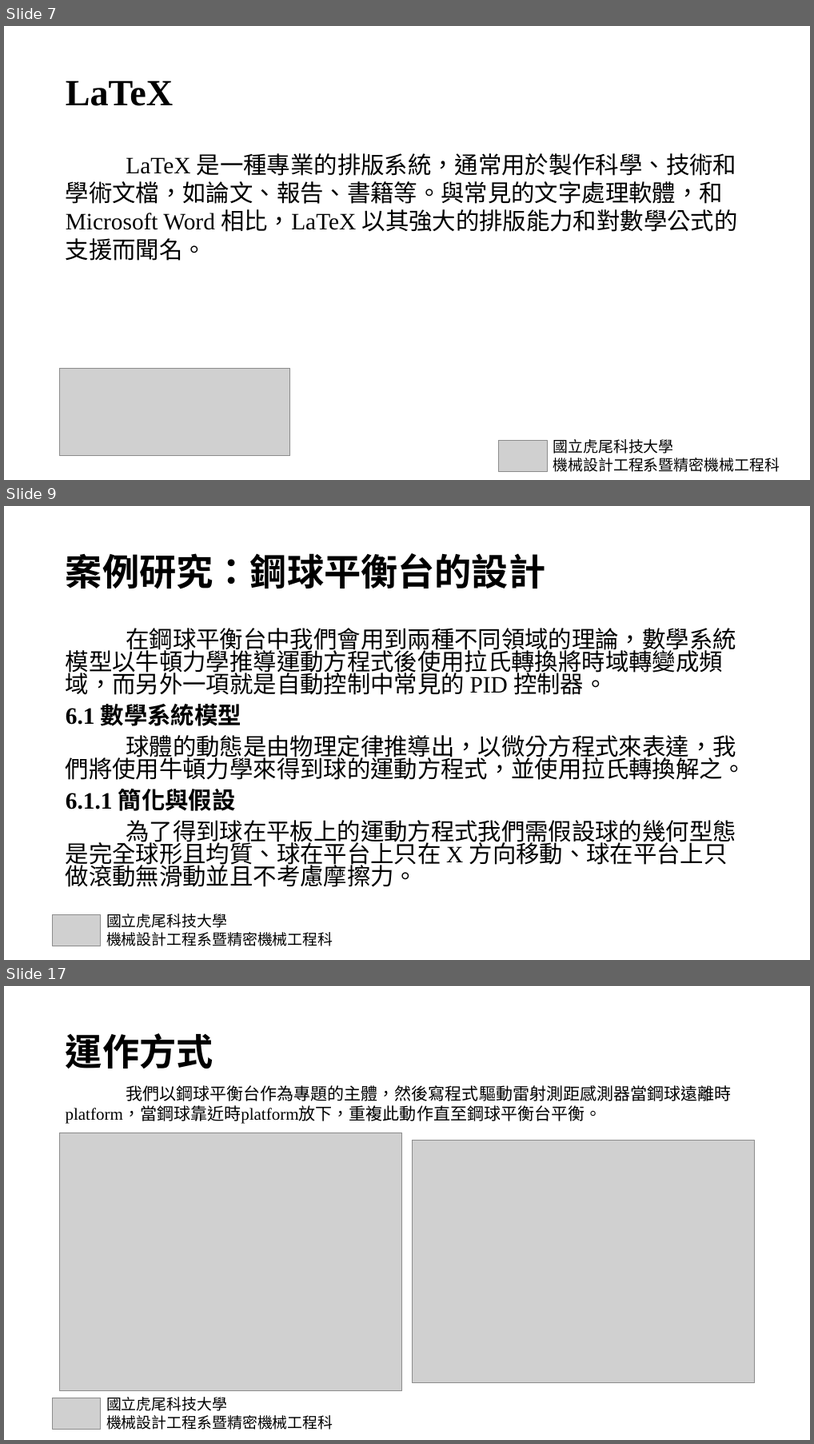
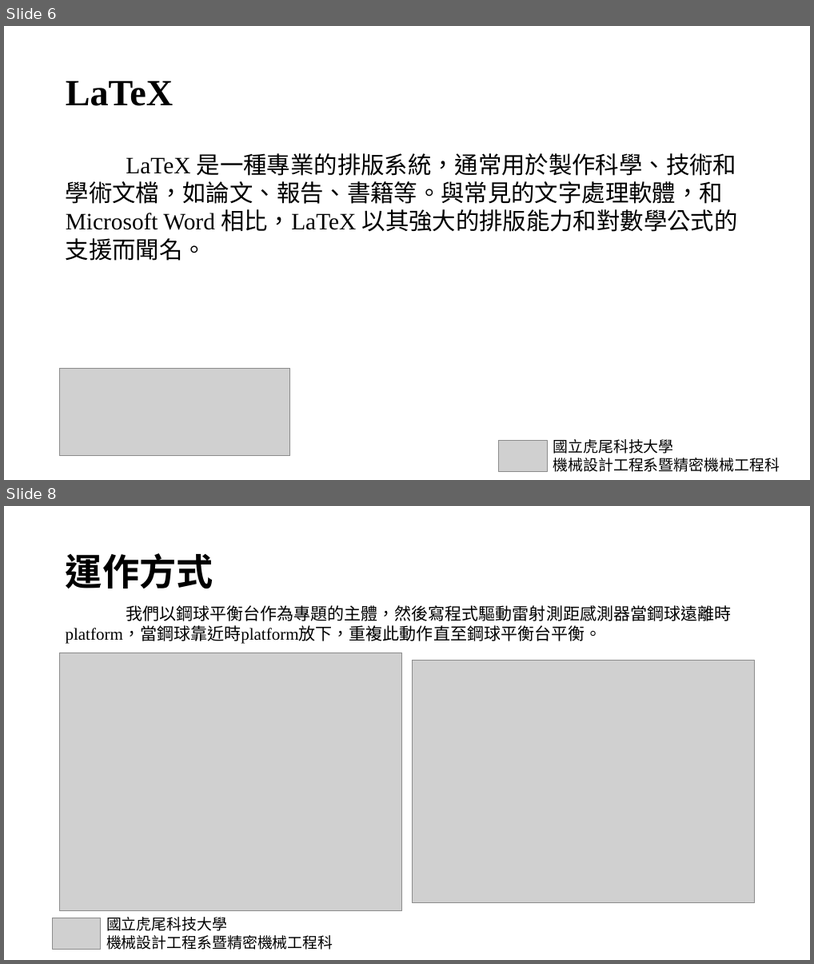
Before and after one commit to snowfall-killer/pj4101, a slide deck: PPT/專題報告PPT.pptx. Shown one above the other, each under a label of ours: slides 7, 9 and 17 before the commit, slides 6 and 8 after it; the slides between them are not shown. The pictures are 814x1444 and 814x964 pixels, drawn with LibreOffice and Linux fonts; fonts in the diff are those of the drawing; grey boxes stand for pictures. Boxes give left, top, right and bottom in pixels: in the first picture for what was removed or moved away, otherwise in the second. Text is boxed around its words. In the diff, an @@ line names an element or a change of style, - is before the commit and + after.

```diff
--- a/PPT/專題報告PPT.pptx
+++ b/PPT/專題報告PPT.pptx
@@ slide 9 removed at [4,506,810,960], background #FFFFFF @@
@@ title removed at [66,553,546,589] @@
-案例研究：鋼球平衡台的設計
@@ text removed at [66,628,746,887] @@
-在鋼球平衡台中我們會用到兩種不同領域的理論，數學系統模型以牛頓力學推導運動方程式後使用拉氏轉換將時域轉變成頻域，而另外一項就是自動控制中常見的 PID 控制器。
-6.1 數學系統模型
-球體的動態是由物理定律推導出，以微分方程式來表達，我們將使用牛頓力學來得到球的運動方程式，並使用拉氏轉換解之。
-6.1.1 簡化與假設
-為了得到球在平板上的運動方程式我們需假設球的幾何型態是完全球形且均質、球在平台上只在 X 方向移動、球在平台上只做滾動無滑動並且不考慮摩擦力。
@@ text removed at [106,913,333,946] @@
-國立虎尾科技大學
-機械設計工程系暨精密機械工程科
@@ picture removed at [52,914,101,946] @@
@@ what was slide 7 is now slide 6 @@
@@ what was slide 17 is now slide 8 @@
```
Also in this commit, not shown: 11 slides changed, 7 other slides removed.
